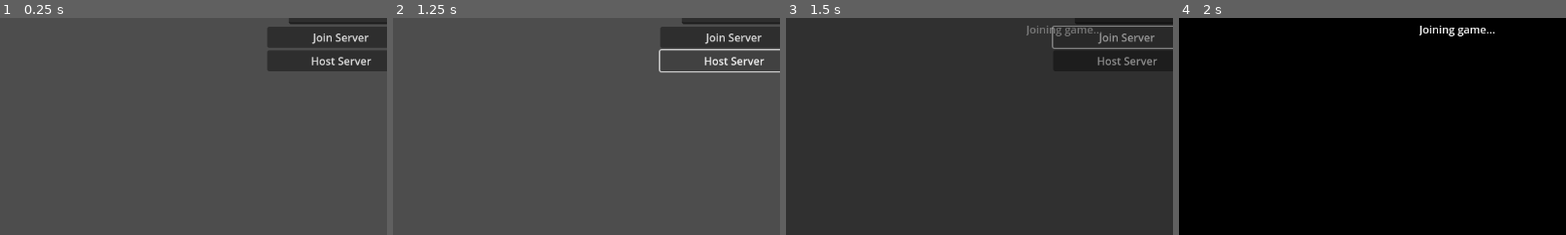
Above: before the commit, frames 1-4 (left to right).
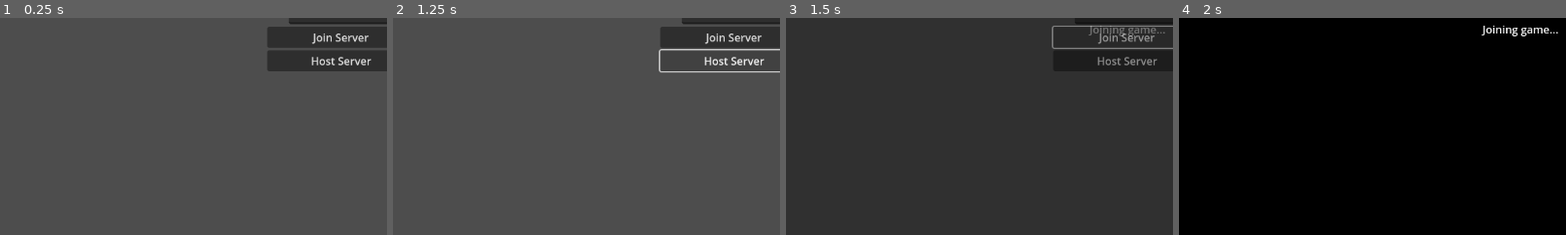
Above: after the commit, the same moments.

Repository: Aukan-Forge-Games/Fallen-Argentum-Test
Game: Godot game, scene res://Scenes/UI/join_screen.tscn
The game is run twice, just before and just after one commit, with the same random seed, the same clock (stepped at 60 frames per second) and the same inputs.
Inputs:
- Up to frame 1 (0.25 s): no input
- Up to frame 2 (1.25 s): click "Host Server" at 0.5 s
- Up to frame 3 (1.5 s): click "Join Server" at 1.25 s
- Up to frame 4 (2 s): no input
The pictures show only the part of the screen within x 6-56%, y 46-96%; the shares and areas given below are measured in that part.

Frames 1-2 are identical in both runs. In frame 3, 0.5% of the frame differs, in the area x 62-98%, y 3-9%; in frame 4, 0.8%.

Commit message:
fixed player instantiation with >2 players

Diff:
--- a/Autoloads/lobby.gd
+++ b/Autoloads/lobby.gd
@@ -18,10 +18,6 @@
 # For example, the value of "name" can be set to something the player
 # entered in a UI scene.
 var player_info = {"name": "Name"}
-
-var players_loaded = 0
-
-
 
 func _ready():
 	multiplayer.peer_connected.connect(_on_player_connected)
@@ -55,30 +51,12 @@
 	SceneTransition.set_message("Starting Game...")
 	SceneTransition.change_scene_to(load("res://World/game_world.tscn"))
 
+	return OK
 
-func leave_game():
-	multiplayer.multiplayer_peer.disconnect_peer(multiplayer.get_unique_id())
 
 func remove_multiplayer_peer():
 	multiplayer.multiplayer_peer = null
 	players.clear()
-
-
-# When the server decides to start the game from a UI scene,
-# do Lobby.load_game.rpc(filepath)
-@rpc("call_local", "reliable")
-func load_game(game_scene_path):
-	get_tree().change_scene_to_file(game_scene_path)
-
-
-# Every peer will call this when they have loaded the game scene.
-@rpc("any_peer", "call_local", "reliable")
-func player_loaded():
-	if multiplayer.is_server():
-		players_loaded += 1
-		if players_loaded == players.size():
-			print("STart game") # TODO!!!
-			players_loaded = 0
 
 
 # When a peer connects, send them my player info.
@@ -95,11 +73,9 @@
 
 	print("Player registered with id %s" % new_player_id)
 
-
 func _on_player_disconnected(id):
 	players.erase(id)
 	player_disconnected.emit(id)
-
 
 func _on_connected_ok():
 	var peer_id = multiplayer.get_unique_id()
@@ -109,12 +85,17 @@
 	# After a successful connection, load into the game world.
 	SceneTransition.finish_change_scene(load("res://World/game_world.tscn"))
 
-
 func _on_connected_fail():
 	multiplayer.multiplayer_peer = null
-
+	SceneTransition.cancel_change_scene()
 
 func _on_server_disconnected():
 	multiplayer.multiplayer_peer = null
 	players.clear()
 	server_disconnected.emit()
+
+	# Instantly change scene to the main menu.
+	SceneTransition.finish_change_scene(load("res://Scenes/UI/join_screen.tscn"))
+
+func get_player_ids() -> Array:
+	return players.keys()
--- a/Autoloads/scene_transition.gd
+++ b/Autoloads/scene_transition.gd
@@ -27,8 +27,11 @@
 	get_tree().change_scene_to_packed(scn)
 	_fade_out()
 
+func cancel_change_scene():
+	_fade_out()
+
 func set_message(msg: String):
-	message_label.text = msg
+	message_label.text = "[center]" + msg
 
 func _fade_in():
 	if fade_tween:
--- a/Scenes/Player/player.gd
+++ b/Scenes/Player/player.gd
@@ -5,6 +5,8 @@
 
 @onready var input_synchronizer: MultiplayerSynchronizer = $InputSynchronizer
 var move : Vector2 = Vector2.ZERO
+
+@onready var sprite_2d: Sprite2D = $Sprite2D
 
 #func _enter_tree() -> void:
 	#set_physics_process(multiplayer.is_server())
@@ -24,3 +26,7 @@
 	velocity = velocity.limit_length(MAX_SPD)
 
 	move_and_slide()
+
+
+func _on_input_synchronizer_action_1() -> void:
+	create_tween().tween_property(sprite_2d, "scale", Vector2.ONE, 0.2).from(Vector2(1.5, 1.5)).set_trans(Tween.TRANS_BACK)
--- a/Scenes/Player/player.tscn
+++ b/Scenes/Player/player.tscn
@@ -41,3 +41,5 @@
 [node name="ServerSynchronizer" type="MultiplayerSynchronizer" parent="."]
 replication_interval = 0.1
 replication_config = SubResource("SceneReplicationConfig_xpcdj")
+
+[connection signal="action1" from="InputSynchronizer" to="." method="_on_input_synchronizer_action_1"]
--- a/Scenes/Player/synchronization/input_synchronizer.gd
+++ b/Scenes/Player/synchronization/input_synchronizer.gd
@@ -1,10 +1,18 @@
 extends MultiplayerSynchronizer
 
 @export var move_input : Vector2
-
+signal action1()
 #func _enter_tree():
 	#set_physics_process(get_multiplayer_authority() == multiplayer.get_unique_id())
 
 func _physics_process(_dt: float) -> void:
 	if get_multiplayer_authority() == multiplayer.get_unique_id():
 		move_input = Input.get_vector("left", "right", "up", "down")
+
+		if Input.is_action_just_pressed("attack1"):
+			action.rpc()
+
+## Placeholder action function. Causes player to 'pop'.
+@rpc("call_local", "authority", "reliable")
+func action():
+	action1.emit()
--- a/World/game_world.gd
+++ b/World/game_world.gd
@@ -1,38 +1,30 @@
 extends Node
-@onready var player_spawner: MultiplayerSpawner = $PlayerSpawner
+
 @onready var players: Node2D = $Players
 
 const PLAYER_SCN = preload("res://Scenes/Player/player.tscn")
 
 func _ready():
+	# Spawning and deleting players
+	Lobby.player_connected.connect(_spawn_player)
+	Lobby.player_disconnected.connect(_free_player)
 
 	if not multiplayer.is_server():
 		# Spawn myself, a peer.
 		_spawn_player(multiplayer.get_unique_id())
-		for id in multiplayer.get_peers():
-			_spawn_player(id)
 		return
 
 	# Spawn myself (the server). No players can be connected yet.
 	_spawn_player(1)
 
-	Lobby.player_loaded.rpc_id(1)
-	player_spawner.spawn_path = get_path_to(players)
-
-	# Spawning and deleting players
-	multiplayer.peer_connected.connect(_spawn_player)
-	multiplayer.peer_disconnected.connect(_free_player)
-
-
-
 func _exit_tree():
-	Lobby.leave_game()
-	if not multiplayer.is_server():
+	if multiplayer.multiplayer_peer != null and not multiplayer.is_server():
 		return
 	multiplayer.peer_connected.disconnect(_spawn_player)
 	multiplayer.peer_disconnected.disconnect(_free_player)
 
-func _spawn_player(id: int):
+func _spawn_player(id: int, info: Variant = null):
+	print("Spawning player with ID %s" % id)
 	var player = PLAYER_SCN.instantiate()
 	player.name = str(id)
 
--- a/World/game_world.tscn
+++ b/World/game_world.tscn
@@ -25,7 +25,4 @@
 tile_map_data = PackedByteArray("AAD9/wMAAAAAAAAAAAD+/wIAAAAAAAAAAAD6/wYAAAAAAAAAAAD7/wUAAAAAAAAAAAD8/wQAAAAAAAAAAAD//w …(14160 unchanged characters)…
 tile_set = SubResource("TileSet_3hf5i")
 
-[node name="PlayerSpawner" type="MultiplayerSpawner" parent="."]
-spawn_limit = 10
-
 [node name="Players" type="Node2D" parent="."]
